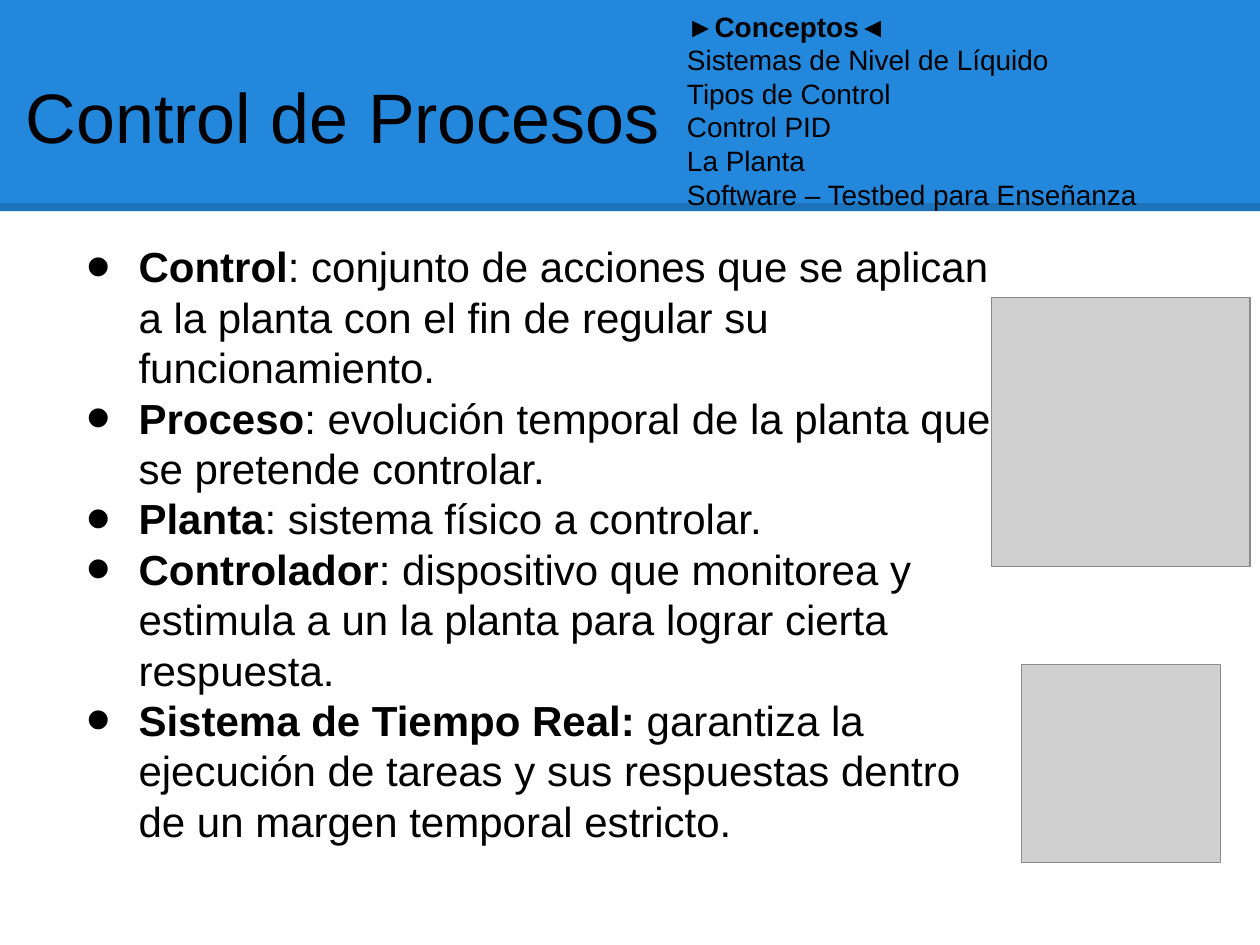
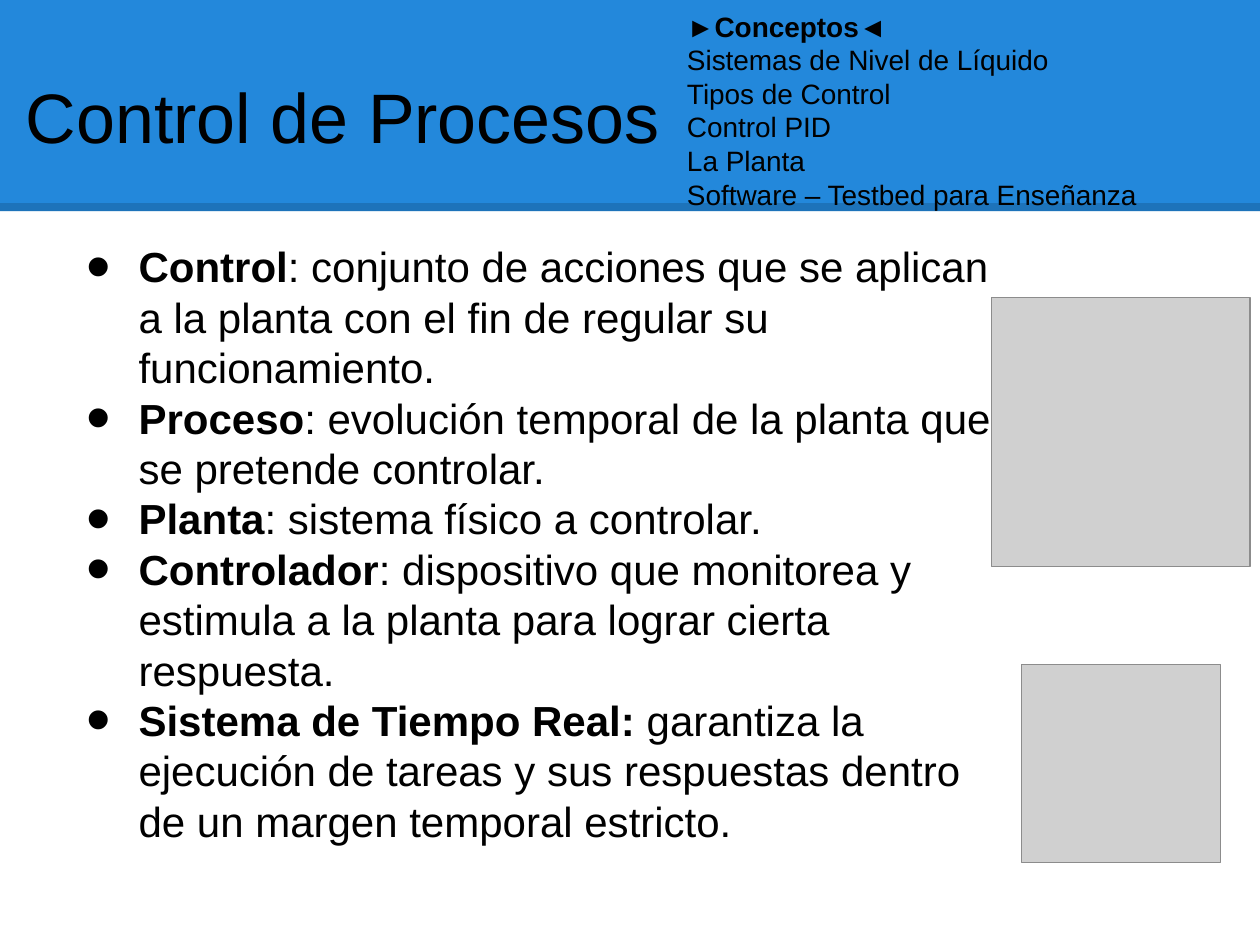
Before and after one commit to pablodroca/testbed-controldeprocesos, a slide deck: slide 3 of doc/Sistema Testbed - Presentacion al Cliente.odp. Drawn at 1260x945 pixels with LibreOffice and Linux fonts; fonts in the diff are those of the drawing; grey boxes stand for pictures. Boxes give left, top, right and bottom in pixels: in the first picture for what was removed or moved away, otherwise in the second. Text is boxed around its words. In the diff, an @@ line names an element or a change of style, - is before the commit and + after.

Commit message:
Presentacion al cliente corregida

```diff
--- a/doc/Sistema Testbed - Presentacion al Cliente.odp
+++ b/doc/Sistema Testbed - Presentacion al Cliente.odp
@@ text at <box>139,554,911,694</box>: text changed @@
-• Controlador: dispositivo que monitorea y estimula a un la planta para lograr cierta respuesta.
+• Controlador: dispositivo que monitorea y estimula a la planta para lograr cierta respuesta.
```
